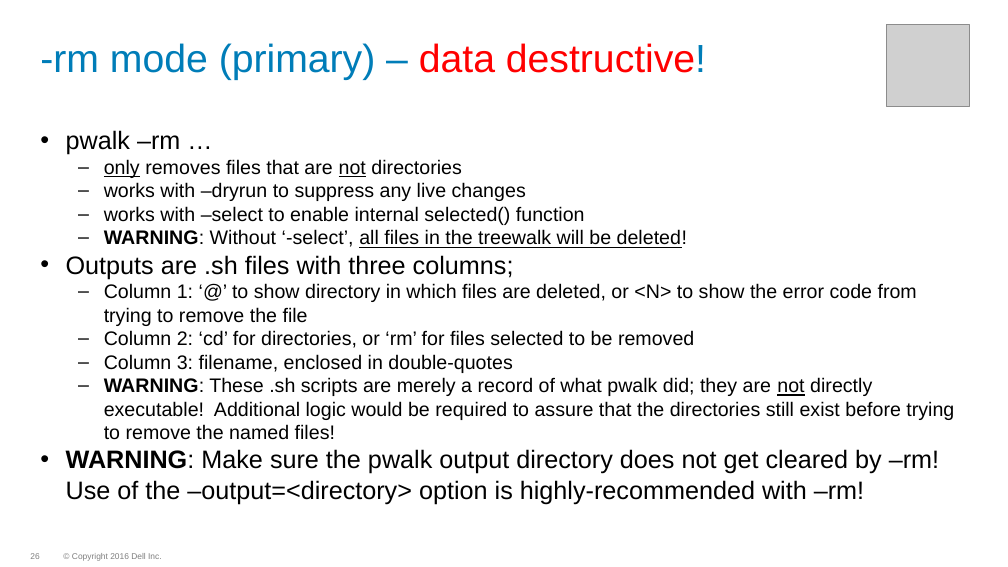
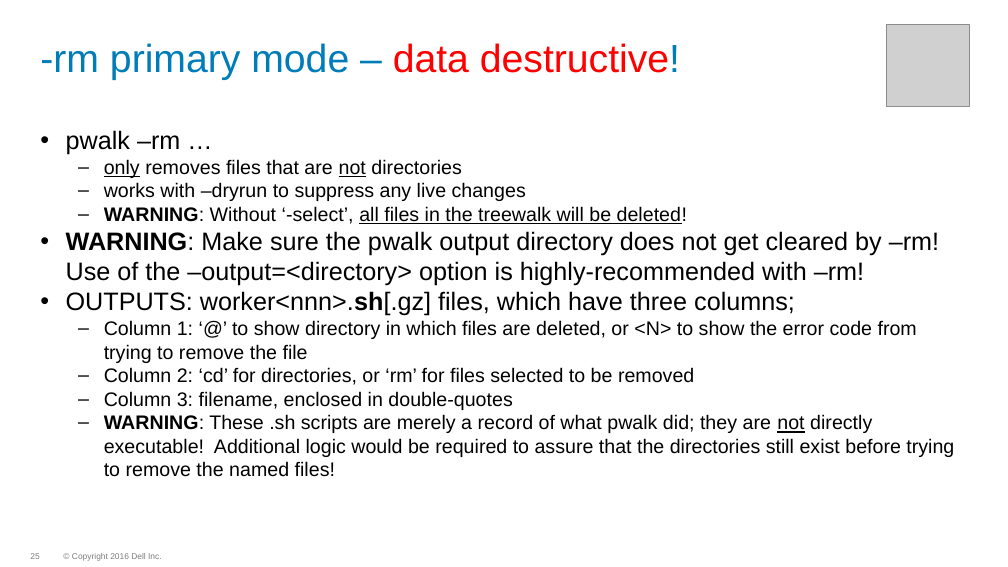
Before and after one commit to WhizBob/pwalk, a slide deck: slide 25 of doc/pwalk_slides.pptx (slide 26 before the commit). Drawn at 1008x567 pixels with LibreOffice and Linux fonts; fonts in the diff are those of the drawing; grey boxes stand for pictures; background and template pictures are left out. Boxes give left, top, right and bottom in pixels: in the first picture for what was removed or moved away, otherwise in the second. Text is boxed around its words. In the diff, an @@ line names an element or a change of style, - is before the commit and + after.

```diff
--- a/doc/pwalk_slides.pptx
+++ b/doc/pwalk_slides.pptx
@@ title at box(40, 43, 680, 80): text changed @@
--rm mode (primary) – data destructive!
+-rm primary mode – data destructive!
@@ text at box(104, 206, 585, 225): paragraph removed @@
-  – works with –select to enable internal selected() function
@@ text at box(66, 231, 939, 316): text changed @@
-• Outputs are .sh files with three columns;
+• WARNING: Make sure the pwalk output directory does not get cleared by –rm! Use of the –output=<directory> option is highly-recommended with –rm!
+• OUTPUTS: worker<nnn>.sh[.gz] files, which have three columns;
@@ text at box(66, 449, 939, 504): paragraph removed @@
-• WARNING: Make sure the pwalk output directory does not get cleared by –rm! Use of the –output=<directory> option is highly-recommended with –rm!
```
Also in this commit, not shown: 17 other slides changed, 8 slides added, 11 other files.
